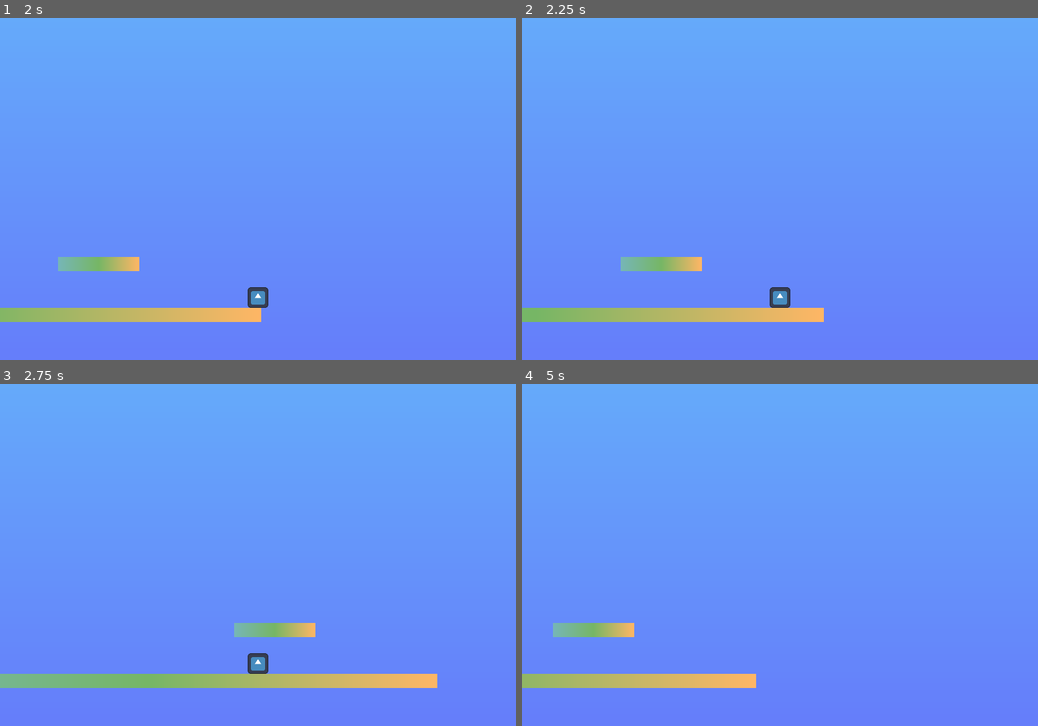
Above: before the commit, frames 1-4 (two rows, left to right).
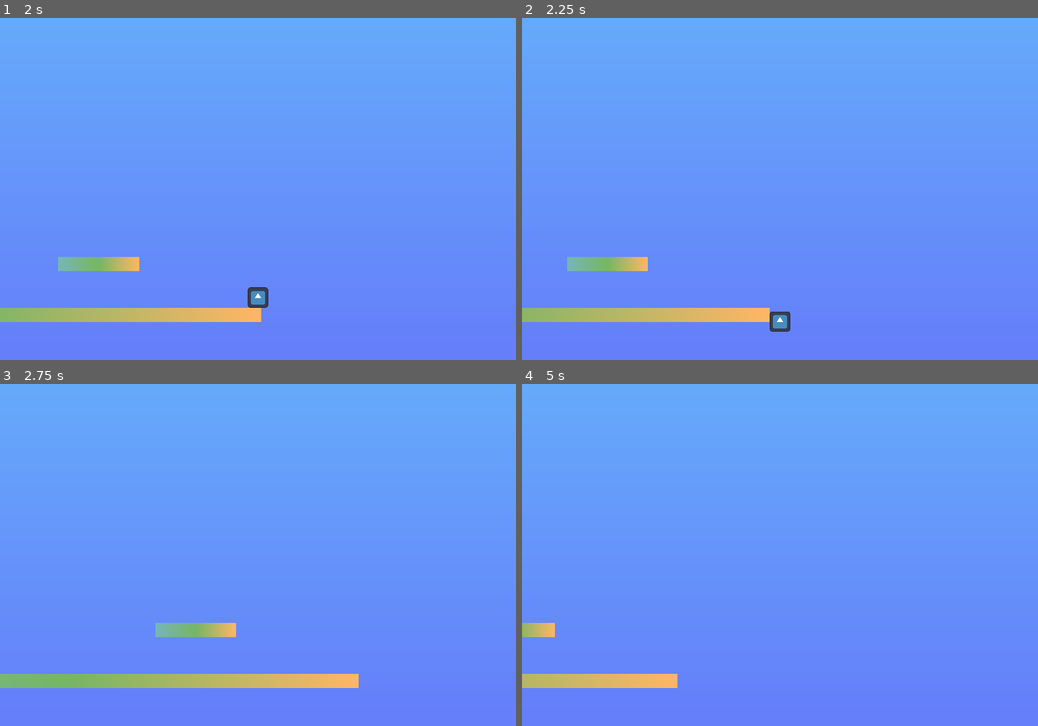
Above: after the commit, the same moments.

Repository: leafcabral/leafs-arcade
Game: Godot game, scene res://main/game_root.tscn
The game is run twice, just before and just after one commit, with the same random seed, the same clock (stepped at 60 frames per second) and the same inputs. The engine's default icon, where the game draws it, is replaced by a stand-in: a white triangle on a blue panel in a dark square.
Inputs:
- Up to frame 1 (2 s): tap Enter at 0.5 s; hold D (move_right) from 0.53 s (still down); tap W (jump) at 0.77, 1.52 s
- Up to frame 2 (2.25 s): release D (move_right) at 2.03 s; hold A (move_left) from 2.03 s (still down)
- Up to frame 3 (2.75 s): keep holding A (move_left)
- Up to frame 4 (5 s): release A (move_left) at 2.78 s; hold D (move_right) 2.78-4.28 s; tap W (jump) at 3.02, 3.77, 4.52 s; hold A (move_left) from 4.28 s (still down)

Frame 1 is identical in both runs. In frame 2, 3.7% of the frame differs, in the area x 2-59%, y 69-92%; in frame 3, 4.1%, in the area x 23-85%, y 69-89%; in frame 4, 2.8%.

Commit message:
feat(tower_of_lmao): make directional_snap work as it should
The previous directional snap was a frame-perfect change-direction-without-changing-speed, which isn’t what directional snap is.

Diff:
--- a/5-tower-of-lmao/common/components/platformer_movement_2d.gd
+++ b/5-tower-of-lmao/common/components/platformer_movement_2d.gd
@@ -53,6 +53,10 @@
 var _corner_correction_left: RayCast2D
 var _corner_correction_middle: ShapeCast2D
 var _corner_correction_right: RayCast2D
+var _left_pressed := false
+var _right_pressed := false
+var _time_left_pressed := 0.0
+var _time_right_pressed := 0.0
 
 @onready var parent := get_parent() as CharacterBody2D
 
@@ -93,6 +97,17 @@
 
 
 func process_movement(delta: float) -> void:
+	_left_pressed = Input.is_action_pressed("move_left")
+	_right_pressed = Input.is_action_pressed("move_right")
+	_time_left_pressed = (
+			_time_left_pressed + delta if _left_pressed
+			else 0.0
+	)
+	_time_right_pressed = (
+			_time_right_pressed + delta if _right_pressed
+			else 0.0
+	)
+
 	_handle_horizontal_movement(delta)
 	_handle_vertical_movement(delta)
 
@@ -105,17 +120,18 @@
 
 
 func _handle_horizontal_movement(delta: float) -> void:
-	var previous_direction := signf(velocity.x)
-	var direction = Input.get_axis(input_move_left, input_move_right)
 	var delta_speed := max_speed * delta
+
+	var direction := Input.get_axis("move_left", "move_right")
+	if directional_snap and (_left_pressed and _right_pressed):
+		var closest_time = minf(_time_left_pressed, _time_right_pressed)
+		direction = -1 if closest_time == _time_left_pressed else 1
+
 
 	if not direction:
 		velocity.x = move_toward(velocity.x, 0, delta_speed / deceleration_time)
-
-	elif direction == previous_direction or not previous_direction:
+	else:
 		velocity.x = move_toward(velocity.x, direction * max_speed, delta_speed / acceleration_time)
-	elif velocity.x and directional_snap:
-		velocity.x = - velocity.x
 
 
 func _handle_vertical_movement(delta: float) -> void:
